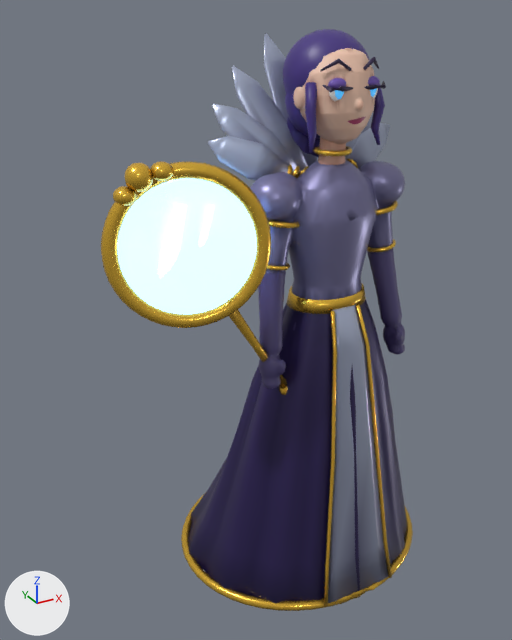
The glTF model public/models/heroes/mirror_v3.glb as it was, and as the next commit left it.
The view is the same before and after, from a camera (50 mm lens) standing at (-1.217, -1.745, 1.947) and looking at (-0.165, 0.169, 0.99). The axes (+X, +Y, +Z) are drawn at lower left. The lights are the same throughout. The first picture is the older version.

Names of what the first picture shows: 'Bodice', 'Glass', 'Glove', 'Gold', 'Gown', 'Hair', 'Shine', 'Skin', 'Trim' and 5 more.
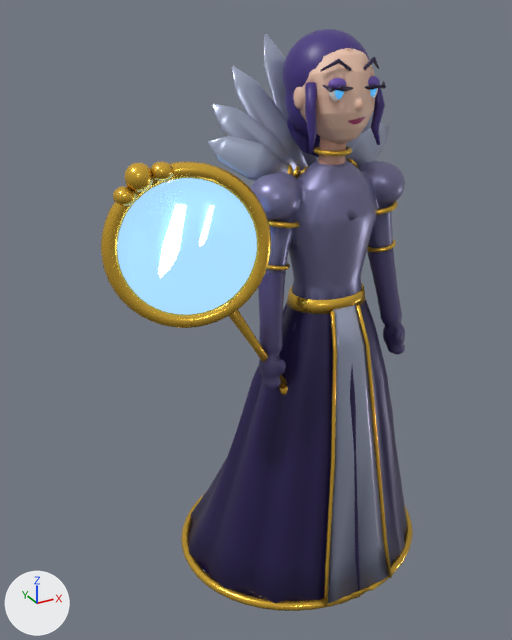
Pixel boxes [x1, y1, x2, y2] of what changed, in the pictures (512 x 640 px):
'Glass', recoloured, surface changed
    both: [117, 178, 257, 315]

Edits to the bpy script that builds the scene:
```text
Change mat_moba_mirror_glass:
    mat_moba_mirror_glass.emission_color: (0.392, 0.687, 1.0) -> (0.352, 0.618, 0.9)  # blue #a8d8ff -> blue #a0cef3
    mat_moba_mirror_glass.emission_strength: 1.9 -> 1.0
```
